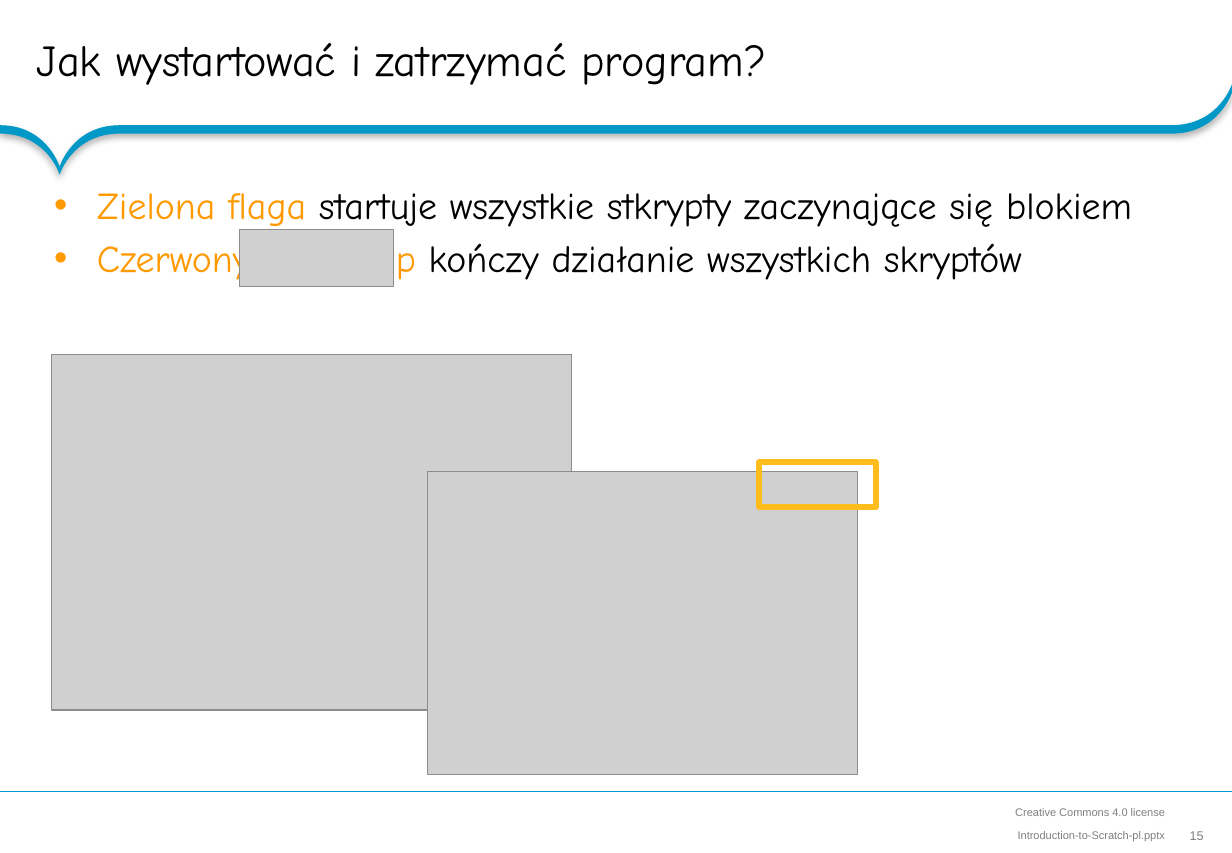
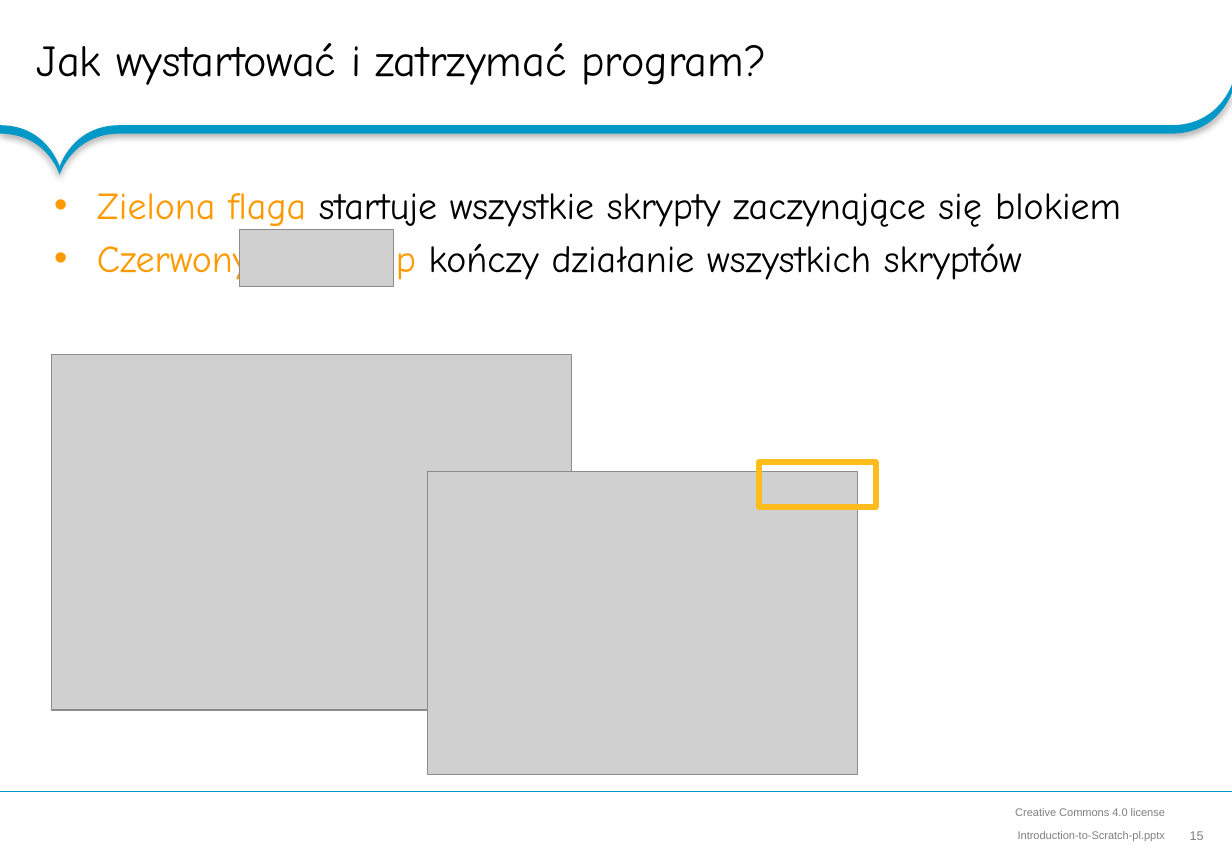
Before and after one commit to RoboCap/scratch, a slide deck: slide 15 of slideshow/Introduction-to-Scratch-pl.pptx. Drawn at 1232x853 pixels with LibreOffice and Linux fonts; fonts in the diff are those of the drawing; grey boxes stand for pictures; background and template pictures are left out. Boxes give left, top, right and bottom in pixels: in the first picture for what was removed or moved away, otherwise in the second. Text is boxed around its words. In the diff, an @@ line names an element or a change of style, - is before the commit and + after.

```diff
--- a/slideshow/Introduction-to-Scratch-pl.pptx
+++ b/slideshow/Introduction-to-Scratch-pl.pptx
@@ text at <box>97,193,1121,231</box>: text changed @@
-• Zielona flaga startuje wszystkie stkrypty zaczynające się blokiem
+• Zielona flaga startuje wszystkie skrypty zaczynające się blokiem
```
Also in this commit, not shown: 8 other slides changed, 2 other files.
